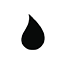
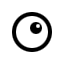
Layered file, before and after one edit (64 x 64). Changes by layer:
added layer "bubble" above "droplet" over [12, 12, 52, 52]
hid "droplet" over [21, 14, 45, 50]
